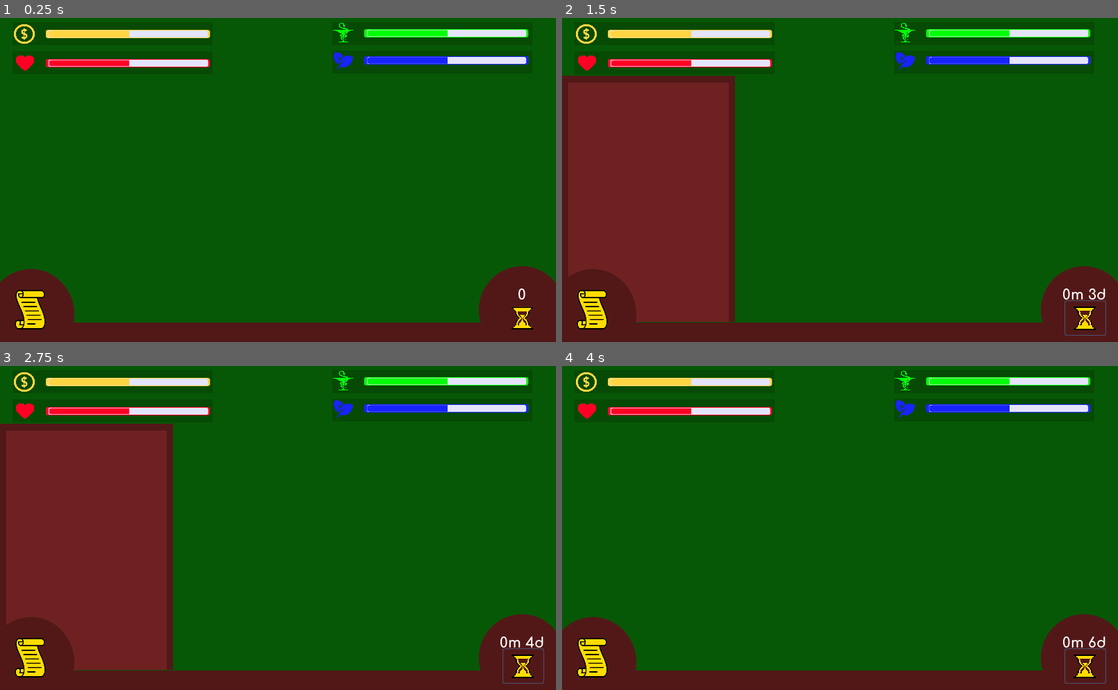
Above: before the commit, frames 1-4 (two rows, left to right).
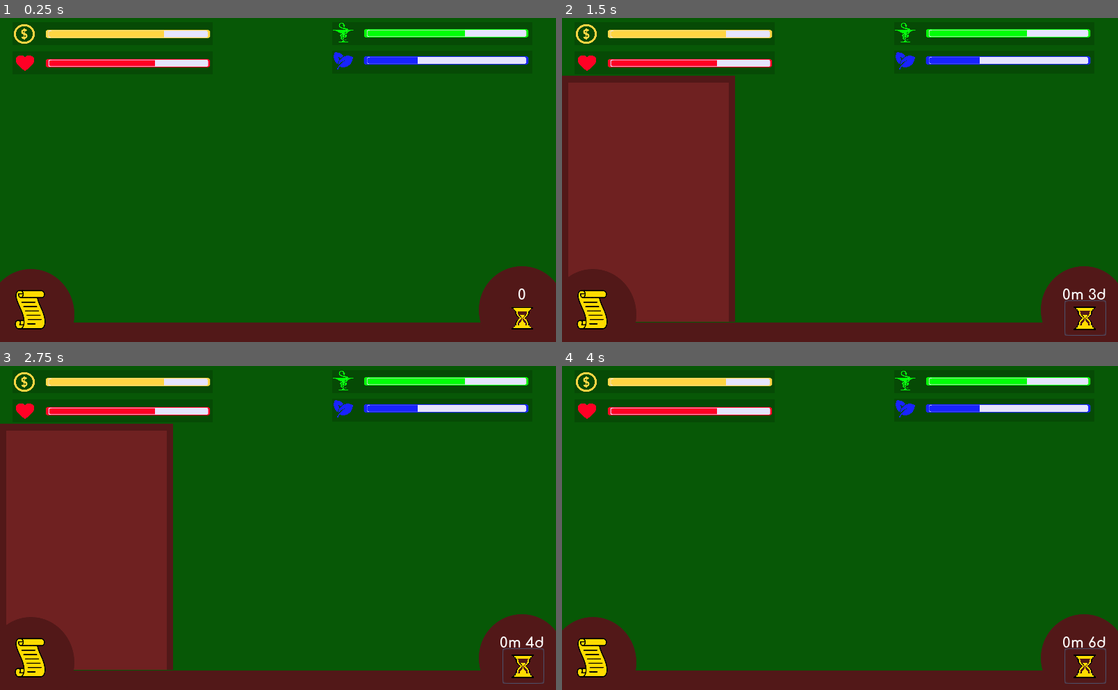
Above: after the commit, the same moments.

Repository: Speedphoenix/Mayor-of-Kanaka
Game: Godot game, scene res://scenes/MainScene.tscn
The game is run twice, just before and just after one commit, with the same random seed, the same clock (stepped at 60 frames per second) and the same inputs.
Inputs (mouse positions are in pixels of both pictures, inside the frame that each line leads up to):
- Up to frame 1 (0.25 s): no input
- Up to frame 2 (1.5 s): click (589, 309) at 0.5 s; click (1084, 319) at 1.25 s
- Up to frame 3 (2.75 s): click (522, 667) at 2 s
- Up to frame 4 (4 s): click (589, 657) at 2.75 s; click (1084, 667) at 3.5 s

The runs differ from the first frame. In frame 1, 0.4% of the frame differs, in the area x 23-84%, y 3-16%; in frame 2, 0.4%; in frame 3, 0.4%; in frame 4, 0.4%.
Error after the commit: Invalid get index 'BUDGET' (on base: 'Dictionary'). (res://scripts/BarsUI.gd:13)

Commit message:
Rename the globals and EventController
Also Lay the groundwork for doing the eventcontroller outside the UI

Diff:
--- /dev/null
+++ b/assets/events/SimpleEvent.tres
@@ -0,0 +1,11 @@
+[gd_resource type="Resource" load_steps=2 format=2]
+
+[ext_resource path="res://scripts/events/DecisionSimple.gd" type="Script" id=1]
+
+[resource]
+script = ExtResource( 1 )
+title = "Construisez une École"
+description = "Une école est à construire"
+accept_msg = "Accept!"
+refuse_msg = "Refuse!"
+effects = [  ]
--- a/assets/events/events.json
+++ b/assets/events/events.json
@@ -19,7 +19,7 @@
         "effects": {
             "onAccepted":{
                 "1" : {
-                    "onBar" : "ECONOMY",
+                    "onBar" : "BUDGET",
                     "value": -15,
                     "turnsBeforeEffect": 1
                 },
@@ -57,7 +57,7 @@
                     "turnsBeforeEffect": 2
                 },
                 "2" : {
-                    "onBar" : "ECONOMY",
+                    "onBar" : "BUDGET",
                     "value": -10,
                     "turnsBeforeEffect": 1
                 }
@@ -78,12 +78,12 @@
         "effects": {
             "onAccepted":{
                 "1" : {
-                    "onBar" : "ECONOMY",
+                    "onBar" : "BUDGET",
                     "value": 30,
                     "turnsBeforeEffect": 1
                 },
                 "2" : {
-                    "onBar" : "ECONOMY",
+                    "onBar" : "BUDGET",
                     "value": 10,
                     "turnsBeforeEffect": 2
                 },
--- a/project.godot
+++ b/project.godot
@@ -9,42 +9,49 @@
 config_version=4
 
 _global_script_classes=[ {
+"base": "Reference",
+"class": "BarEffect",
+"language": "GDScript",
+"path": "res://scripts/events/BarEffect.gd"
+}, {
 "base": "BaseEvent",
 "class": "BaseDecision",
 "language": "GDScript",
 "path": "res://scripts/events/BaseDecision.gd"
 }, {
-"base": "Reference",
+"base": "Resource",
 "class": "BaseEvent",
 "language": "GDScript",
 "path": "res://scripts/events/BaseEvent.gd"
 }, {
-"base": "BaseEvent",
-"class": "BasicDecision",
+"base": "BaseDecision",
+"class": "DecisionSimple",
 "language": "GDScript",
-"path": "res://scripts/events/DecisionBasic.gd"
+"path": "res://scripts/events/DecisionSimple.gd"
 }, {
 "base": "BaseEvent",
-"class": "EventNonInterractive",
+"class": "EventNonInteractive",
 "language": "GDScript",
-"path": "res://scripts/events/EventNonInterractive.gd"
+"path": "res://scripts/events/EventNonInteractive.gd"
+}, {
+"base": "Node",
+"class": "GlobalObject",
+"language": "GDScript",
+"path": "res://scripts/GlobalObject.gd"
 } ]
 _global_script_class_icons={
+"BarEffect": "",
 "BaseDecision": "",
 "BaseEvent": "",
-"BasicDecision": "",
-"EventNonInterractive": ""
+"DecisionSimple": "",
+"EventNonInteractive": "",
+"GlobalObject": ""
 }
 
 [application]
 
 config/name="Mayor of Kanaka"
 run/main_scene="res://scenes/MainScene.tscn"
-
-[autoload]
-
-Global="*res://scripts/Global.gd"
-TurnController="*res://scripts/TurnController.gd"
 
 [display]
 
--- a/scenes/BarsUI.tscn
+++ b/scenes/BarsUI.tscn
@@ -22,12 +22,12 @@
 "_edit_use_anchors_": false
 }
 
-[node name="Economy" type="Control" parent="BarsController"]
+[node name="Budget" type="Control" parent="BarsController"]
 __meta__ = {
 "_edit_use_anchors_": false
 }
 
-[node name="Background" type="ColorRect" parent="BarsController/Economy"]
+[node name="Background" type="ColorRect" parent="BarsController/Budget"]
 margin_left = 18.0
 margin_top = 20.0
 margin_right = 306.0
@@ -37,7 +37,7 @@
 "_edit_use_anchors_": false
 }
 
-[node name="EconomyBar" type="TextureProgress" parent="BarsController/Economy"]
+[node name="BudgetBar" type="TextureProgress" parent="BarsController/Budget"]
 margin_left = 61.0
 margin_top = 28.0
 margin_right = 311.0
@@ -50,7 +50,7 @@
 "_edit_use_anchors_": false
 }
 
-[node name="EconomyIcon" type="TextureRect" parent="BarsController/Economy"]
+[node name="BudgetIcon" type="TextureRect" parent="BarsController/Budget"]
 margin_left = 20.2407
 margin_top = 23.2475
 margin_right = 50.2407
--- /dev/null
+++ b/scenes/GlobalObject.tscn
@@ -0,0 +1,14 @@
+[gd_scene load_steps=4 format=2]
+
+[ext_resource path="res://scripts/TurnController.gd" type="Script" id=1]
+[ext_resource path="res://scripts/GlobalObject.gd" type="Script" id=2]
+[ext_resource path="res://scripts/EventController.gd" type="Script" id=3]
+
+[node name="GlobalObject" type="Node"]
+script = ExtResource( 2 )
+
+[node name="TurnController" type="Node" parent="."]
+script = ExtResource( 1 )
+
+[node name="EventController" type="Node" parent="."]
+script = ExtResource( 3 )
--- a/scenes/MainScene.tscn
+++ b/scenes/MainScene.tscn
@@ -1,14 +1,17 @@
-[gd_scene load_steps=7 format=2]
+[gd_scene load_steps=8 format=2]
 
-[ext_resource path="res://scripts/EventController.gd" type="Script" id=1]
+[ext_resource path="res://scripts/EventDisplayer.gd" type="Script" id=1]
 [ext_resource path="res://scripts/MainScript.gd" type="Script" id=2]
 [ext_resource path="res://scenes/EventsUI.tscn" type="PackedScene" id=3]
 [ext_resource path="res://scenes/BarsUI.tscn" type="PackedScene" id=4]
 [ext_resource path="res://scenes/UnderUI.tscn" type="PackedScene" id=5]
 [ext_resource path="res://scenes/CityMap.tscn" type="PackedScene" id=6]
+[ext_resource path="res://scenes/GlobalObject.tscn" type="PackedScene" id=7]
 
 [node name="Game" type="Node2D"]
 script = ExtResource( 2 )
+
+[node name="GlobalObject" parent="." instance=ExtResource( 7 )]
 
 [node name="CityMap" parent="." instance=ExtResource( 6 )]
 visible = false
@@ -23,15 +26,14 @@
 "_edit_use_anchors_": false
 }
 
-[node name="EventsController" type="Control" parent="."]
+[node name="EventsDisplayer" type="Control" parent="."]
 margin_bottom = 2.0
 script = ExtResource( 1 )
 __meta__ = {
 "_edit_use_anchors_": false
 }
-EventsUI = ExtResource( 3 )
 
-[node name="CreateEventButton" type="Button" parent="EventsController"]
+[node name="CreateEventButton" type="Button" parent="EventsDisplayer"]
 visible = false
 margin_left = 60.5635
 margin_top = 238.834
@@ -43,7 +45,7 @@
 "_edit_use_anchors_": false
 }
 
-[node name="EventIDSelector" type="OptionButton" parent="EventsController"]
+[node name="EventIDSelector" type="OptionButton" parent="EventsDisplayer"]
 visible = false
 margin_left = 65.1277
 margin_top = 158.417
@@ -53,12 +55,12 @@
 "_edit_use_anchors_": false
 }
 
-[node name="EventsUIController" type="Control" parent="EventsController"]
+[node name="EventsUIController" type="Control" parent="EventsDisplayer"]
 __meta__ = {
 "_edit_use_anchors_": false
 }
 
-[node name="EventsUI" parent="EventsController/EventsUIController" instance=ExtResource( 3 )]
+[node name="EventsUI" parent="EventsDisplayer/EventsUIController" instance=ExtResource( 3 )]
 
 [node name="BarsController" type="Control" parent="."]
 __meta__ = {
@@ -75,13 +77,13 @@
 }
 
 [node name="UnderUI" parent="UnderUIController" instance=ExtResource( 5 )]
-[connection signal="eventChanged" from="EventsController" to="EventsController/EventsUIController/EventsUI" method="_on_eventChanged"]
-[connection signal="pressed" from="EventsController/CreateEventButton" to="EventsController" method="_on_CreateEventButton_pressed"]
-[connection signal="accepted" from="EventsController/EventsUIController/EventsUI" to="BarsController/BarsUI" method="_on_event_accepted"]
-[connection signal="accepted" from="EventsController/EventsUIController/EventsUI" to="UnderUIController/UnderUI" method="_on_event_accepted"]
-[connection signal="close" from="EventsController/EventsUIController/EventsUI" to="EventsController" method="_on_EventsUI_close"]
-[connection signal="onHold" from="EventsController/EventsUIController/EventsUI" to="BarsController/BarsUI" method="_on_event_onHold"]
-[connection signal="refused" from="EventsController/EventsUIController/EventsUI" to="BarsController/BarsUI" method="_on_event_refused"]
-[connection signal="refused" from="EventsController/EventsUIController/EventsUI" to="UnderUIController/UnderUI" method="_on_event_refused"]
-[connection signal="eventToDisplay" from="UnderUIController/UnderUI" to="EventsController" method="_on_eventToDisplay"]
-[connection signal="nextTurn" from="UnderUIController/UnderUI" to="EventsController" method="_on_nextTurn"]
+[connection signal="eventChanged" from="EventsDisplayer" to="EventsDisplayer/EventsUIController/EventsUI" method="_on_eventChanged"]
+[connection signal="pressed" from="EventsDisplayer/CreateEventButton" to="EventsDisplayer" method="_on_CreateEventButton_pressed"]
+[connection signal="accepted" from="EventsDisplayer/EventsUIController/EventsUI" to="UnderUIController/UnderUI" method="_on_event_accepted"]
+[connection signal="accepted" from="EventsDisplayer/EventsUIController/EventsUI" to="BarsController/BarsUI" method="_on_event_accepted"]
+[connection signal="close" from="EventsDisplayer/EventsUIController/EventsUI" to="EventsDisplayer" method="_on_EventsUI_close"]
+[connection signal="onHold" from="EventsDisplayer/EventsUIController/EventsUI" to="BarsController/BarsUI" method="_on_event_onHold"]
+[connection signal="refused" from="EventsDisplayer/EventsUIController/EventsUI" to="UnderUIController/UnderUI" method="_on_event_refused"]
+[connection signal="refused" from="EventsDisplayer/EventsUIController/EventsUI" to="BarsController/BarsUI" method="_on_event_refused"]
+[connection signal="eventToDisplay" from="UnderUIController/UnderUI" to="EventsDisplayer" method="_on_eventToDisplay"]
+[connection signal="nextTurn" from="UnderUIController/UnderUI" to="EventsDisplayer" method="_on_nextTurn"]
--- a/scripts/BarsUI.gd
+++ b/scripts/BarsUI.gd
@@ -1,18 +1,16 @@
 extends CanvasLayer
 
-onready var bars
+onready var global = get_tree().get_current_scene().get_node("GlobalObject")
+onready var bars = global.bars
 
 # Called when the node enters the scene tree for the first time.
 func _ready():
-	var Global = get_node("/root/Global")
-	bars = Global.Bars
-
-	var turnController = get_node("/root/TurnController")
+	var turnController = global.get_node("TurnController")
 	#turnController.connect("miniturn_changed", self, "_on_anyturn_changed")
 	turnController.connect("turn_changed", self, "_on_turn_changed")
 
 	# Setting the bars initial values
-	$BarsController/Economy/EconomyBar.value = bars.ECONOMY
+	$BarsController/Budget/BudgetBar.value = bars.BUDGET
 	$BarsController/Health/HealthBar.value = bars.HEALTH
 	$BarsController/Nature/NatureBar.value = bars.NATURE
 	$BarsController/Satisfation/SatisfactionBar.value = bars.SATISFACTION
@@ -28,9 +26,9 @@
 		var effect = effects[String(effectIndex+1)]
 		var onBar = effect["onBar"]
 		match onBar:
-			"ECONOMY":
-				print("Economy affected")
-				bars.ECONOMY += effect["value"]
+			"BUDGET":
+				print("Budget affected")
+				bars.BUDGET += effect["value"]
 			"HEALTH":
 				print("Health affected")
 				bars.HEALTH += effect["value"]
@@ -47,9 +45,9 @@
 		var effect = effects[String(effectIndex+1)]
 		var onBar = effect["onBar"]
 		match onBar:
-			"ECONOMY":
-				print("Economy affected")
-				bars.ECONOMY += effect["value"]
+			"BUDGET":
+				print("Budget affected")
+				bars.BUDGET += effect["value"]
 			"HEALTH":
 				print("Health affected")
 				bars.HEALTH += effect["value"]
@@ -67,13 +65,13 @@
 
 func _on_nextTurn():
 	pass
-#	$BarsController/Economy/EconomyBar.value = bars.ECONOMY
+#	$BarsController/Budget/BudgetBar.value = bars.BUDGET
 #	$BarsController/Health/HealthBar.value = bars.HEALTH
 #	$BarsController/Nature/NatureBar.value = bars.NATURE
 #	$BarsController/Satisfation/SatisfactionBar.value = bars.SATISFACTION
 
 func _on_turn_changed(turn_number, miniturn_number):
-	$BarsController/Economy/EconomyBar.value = bars.ECONOMY
+	$BarsController/Budget/BudgetBar.value = bars.BUDGET
 	$BarsController/Health/HealthBar.value = bars.HEALTH
 	$BarsController/Nature/NatureBar.value = bars.NATURE
 	$BarsController/Satisfation/SatisfactionBar.value = bars.SATISFACTION
--- a/scripts/EventController.gd
+++ b/scripts/EventController.gd
@@ -1,84 +1,50 @@
-extends Control
+extends Node
 
-signal eventChanged(eventID)
+# TODO: This whole script. right now it's mostly signatures, sometimes incomplete
 
-export (PackedScene) var EventsUI
-var devmode
-var events
+# remember:
+# if the number of miniturns left isn't enough, ignore the probabilities
+#	rather make variable probas depending on that
+
+# TODO: make a robust next-event chooser:
+#	So that we don't get them too many times in a row
+#		Careful about ending up at the last turns of a game with many of the same!
+#	So that new available ones are adde for infinite games
+
+signal events_arrived
+# Will expire next turn/miniturn
+signal events_will_expire
+signal events_expired
+
+export(bool) var can_trigger_multiple_at_once = true
+
+
+# the elements of these arrays should indicate stuff like
+# their weight in terms of probability
+# if it can trigger multiplel times, it should indicate stuff like
+# - how recent the last one was
+# - how many can be/have been triggered
+# - whether it should be triggered as soon as possible or not
+var active_events: Array
+
+var triggerable_events: Array
 
 func _ready():
-	var Global = get_node("/root/Global")
-	devmode = Global.devmode
-	events = Global.events
-
-	var turnController = get_node("/root/TurnController")
-	turnController.connect("miniturn_changed", self, "_on_miniturn_changed")
-	turnController.connect("turn_changed", self, "_on_turn_changed")
-
-	$EventsUIController/EventsUI.get_child(0).hide()
-	initSelector()
-	if(devmode == true):
-		$CreateEventButton.show()
-		$EventIDSelector.show()
-
-func _process(_delta):
 	pass
 
-func getRandomEvent(allEvents):
-	randomize()
-	var eventsIDlist = []
-	for eventKey in allEvents:
-		if(allEvents[eventKey]["id"] != 0):
-			eventsIDlist.append(allEvents[eventKey]["id"])
+# will (forcefully) generate an event next miniturn	(or as soon as possible)
+func trigger_event():
+	pass
 
-	eventsIDlist.shuffle()
-	var randomID = eventsIDlist[0]
+func add_possible_event():
+	pass
 
-	for eventKey in allEvents:
-		if (allEvents[eventKey]["id"] == randomID):
-			var event = allEvents[eventKey]
-			return event
+# remove from the bag of available potential events
+func remove_possible_event():
+	pass
 
-func addRandomEvent():
-	var Global = get_node("/root/Global")
-	var eventsList = Global.eventsList
-	var randomEvent = getRandomEvent(events)
-	eventsList.append(randomEvent)
-
-func initSelector():
-	$EventIDSelector.add_item("Earthquake", 1)
-	$EventIDSelector.add_item("School", 2)
-	$EventIDSelector.add_item("Chaos", 3)
-
-func _on_CreateEventButton_pressed():
-	var eventID = $EventIDSelector.get_item_id($EventIDSelector.selected)
-	#print("eventID to be printed :", eventID)
-	emit_signal("eventChanged", eventID)
-	$EventsUIController/EventsUI.get_child(0).show()
-
-func _on_nextTurn():
+# may remove these two, and replace with just resolve event
+func accept_event():
 	pass
-#	var Global = get_node("/root/Global")
-#	var eventsList = Global.eventsList
-#
-#	var randomEvent = getRandomEvent(events)
-#	eventsList.append(randomEvent)
-
-func _on_miniturn_changed(turn_number, miniturn_number):
-	if miniturn_number == 10 || miniturn_number == 20:
-		addRandomEvent()
-
-func _on_turn_changed(turn_number, miniturn_number):
-	addRandomEvent()
-	addRandomEvent()
-
-
-func _on_eventToDisplay(eventID):
-	#print("Need to display event ID: ", eventID)
-	emit_signal("eventChanged", eventID)
-	var turnController = get_node("/root/TurnController").pause_turns()
-	$EventsUIController/EventsUI.get_child(0).show()
-
-func _on_EventsUI_close():
-	$EventsUIController/EventsUI.get_child(0).hide()
-	var turnController = get_node("/root/TurnController").resume_turns()
+func refuse_event():
+	pass
--- /dev/null
+++ b/scripts/EventDisplayer.gd
@@ -0,0 +1,82 @@
+extends Control
+
+signal eventChanged(eventID)
+
+var devmode
+var events
+
+onready var global = get_tree().get_current_scene().get_node("GlobalObject")
+onready var turnController = global.get_node("TurnController")
+
+func _ready():
+	devmode = global.devmode
+	events = global.events
+
+	turnController.connect("miniturn_changed", self, "_on_miniturn_changed")
+	turnController.connect("turn_changed", self, "_on_turn_changed")
+
+	$EventsUIController/EventsUI.get_child(0).hide()
+	initSelector()
+	if(devmode == true):
+		$CreateEventButton.show()
+		$EventIDSelector.show()
+
+func _process(_delta):
+	pass
+
+func getRandomEvent(allEvents):
+	randomize()
+	var eventsIDlist = []
+	for eventKey in allEvents:
+		if(allEvents[eventKey]["id"] != 0):
+			eventsIDlist.append(allEvents[eventKey]["id"])
+
+	eventsIDlist.shuffle()
+	var randomID = eventsIDlist[0]
+
+	for eventKey in allEvents:
+		if (allEvents[eventKey]["id"] == randomID):
+			var event = allEvents[eventKey]
+			return event
+
+func addRandomEvent():
+	var eventsList = global.eventsList
+	var randomEvent = getRandomEvent(events)
+	eventsList.append(randomEvent)
+
+func initSelector():
+	$EventIDSelector.add_item("Earthquake", 1)
+	$EventIDSelector.add_item("School", 2)
+	$EventIDSelector.add_item("Chaos", 3)
+
+func _on_CreateEventButton_pressed():
+	var eventID = $EventIDSelector.get_item_id($EventIDSelector.selected)
+	#print("eventID to be printed :", eventID)
+	emit_signal("eventChanged", eventID)
+	$EventsUIController/EventsUI.get_child(0).show()
+
+func _on_nextTurn():
+	pass
+#	var eventsList = global.eventsList
+#
+#	var randomEvent = getRandomEvent(events)
+#	eventsList.append(randomEvent)
+
+func _on_miniturn_changed(turn_number, miniturn_number):
+	if miniturn_number == 10 || miniturn_number == 20:
+		addRandomEvent()
+
+func _on_turn_changed(turn_number, miniturn_number):
+	addRandomEvent()
+	addRandomEvent()
+
+
+func _on_eventToDisplay(eventID):
+	#print("Need to display event ID: ", eventID)
+	emit_signal("eventChanged", eventID)
+	turnController.pause_turns()
+	$EventsUIController/EventsUI.get_child(0).show()
+
+func _on_EventsUI_close():
+	$EventsUIController/EventsUI.get_child(0).hide()
+	turnController.resume_turns()
--- a/scripts/EventsUI.gd
+++ b/scripts/EventsUI.gd
@@ -14,8 +14,8 @@
 
 func _ready():
 	previousEventID = -1
-	var Global = get_node("/root/Global")
-	events = Global.events
+	var global = get_tree().get_current_scene().get_node("GlobalObject")
+	events = global.events
 
 func _process(_delta):
 	currentEvent = getEvent(events, currentEventID)
--- a/scripts/Global.gd
+++ b/scripts/GlobalObject.gd
@@ -1,4 +1,7 @@
 extends Node
+
+# TODO: rename the script to GlobalObject.gd
+class_name GlobalObject
 
 var events
 
@@ -9,7 +12,15 @@
 
 var currentTurn
 
-enum Bars {ECONOMY, HEALTH, SATISFACTION, NATURE}
+enum Bars {HEALTH, SATISFACTION, NATURE, STRESS, BUDGET}
+
+var bars = {
+	Bars.HEALTH: 50,
+	Bars.SATISFACTION: 50,
+	Bars.NATURE: 50,
+	Bars.STRESS: 50,
+	Bars.BUDGET: 50,
+}
 
 func _ready():
 	events = getEventsData()
@@ -17,10 +28,6 @@
 	devmode = false
 	currentTurn = 0
 	eventsList = []
-	Bars.ECONOMY = 50
-	Bars.HEALTH = 50
-	Bars.SATISFACTION = 50
-	Bars.NATURE = 50
 
 func _process(_delta):
 	pass
--- a/scripts/TurnController.gd
+++ b/scripts/TurnController.gd
@@ -3,6 +3,13 @@
 # Note that if it gets paused, on resume it will wait the whole time, not just what was remaining
 
 signal miniturn_changed(turn_number, miniturn_number)
+
+# Sent when a turn ends, but before the turn_changed
+# turn_number is the number of the turn that is ending
+signal turn_ended(turn_number, miniturn_number)
+
+# Sent after turn_ended, when the new turn is in effect
+# turn_number is the number of the new turn
 signal turn_changed(turn_number, miniturn_number)
 
 # A miniturn is a 'day', the intermediary turns inside a 'month' (a full 'turn')
@@ -38,6 +45,7 @@
 func launch_next_timers():
 	if current_miniturn_no >= days_in_a_month:
 		_turn_timer.start()
+		trigger_end_turn()
 	else:
 		_miniturn_timer.start()
 
@@ -55,6 +63,8 @@
 func trigger_next_miniturn():
 	emit_signal("miniturn_changed", current_turn_no, current_miniturn_no)
 
+func trigger_end_turn():
+	emit_signal("turn_ended", current_turn_no, current_miniturn_no)
 
 func trigger_next_turn():
 	emit_signal("turn_changed", current_turn_no, current_miniturn_no)
--- a/scripts/UnderUI.gd
+++ b/scripts/UnderUI.gd
@@ -6,13 +6,14 @@
 var currentTurn
 var eventsList
 
+onready var global = get_tree().get_current_scene().get_node("GlobalObject")
+onready var turnController = global.get_node("TurnController")
+
 # Called when the node enters the scene tree for the first time.
 func _ready():
-	var Global = get_node("/root/Global")
-	var turnController = get_node("/root/TurnController")
 	turnController.connect("miniturn_changed", self, "_on_anyturn_changed")
 	turnController.connect("turn_changed", self, "_on_anyturn_changed")
-	currentTurn = Global.currentTurn
+	currentTurn = global.currentTurn
 	$NextTurnController/CurrentTurnLabel.text =  str(currentTurn)
 
 func _on_NextTurnButton_pressed():
@@ -21,8 +22,7 @@
 #	var newCurrentTurn = currentTurnText + 1
 #	$NextTurnController/CurrentTurnLabel.text =  String(newCurrentTurn)
 #	$EventDetailsController/DetailsMenuController.hide()
-#	var Global = get_node("/root/Global")
-#	Global.currentTurn += 1
+#	global.currentTurn += 1
 #	emit_signal("nextTurn")
 
 func _on_anyturn_changed(turn_number, miniturn_number):
@@ -30,8 +30,7 @@
 
 func _on_EventDetailsButton_toggled(button_pressed):
 	if(button_pressed):
-		var Global = get_node("/root/Global")
-		eventsList = Global.eventsList
+		eventsList = global.eventsList
 		var eventCounter = 0
 		for event in eventsList:
 			eventCounter += 1
@@ -82,18 +81,16 @@
 
 
 func _on_event_accepted(event):
-	var Global = get_node("/root/Global")
-	eventsList = Global.eventsList
+	eventsList = global.eventsList
 	#var eventID = event["id"]
 	eventsList.erase(event)
-	Global.eventsList = eventsList
+	global.eventsList = eventsList
 	$EventDetailsController/DetailsMenuController.hide()
 
 
 func _on_event_refused(event):
-	var Global = get_node("/root/Global")
-	eventsList = Global.eventsList
+	eventsList = global.eventsList
 	#var eventID = event["id"]
 	eventsList.erase(event)
-	Global.eventsList = eventsList
+	global.eventsList = eventsList
 	$EventDetailsController/DetailsMenuController.hide()
--- /dev/null
+++ b/scripts/events/BarEffect.gd
@@ -0,0 +1,14 @@
+class_name BarEffect
+# This is a simple action that will apply a difference on one of the bars
+
+# To limit the number, use
+# export(int, MINVALUE, MAXVALUE)
+export(int) var amount: int = 0
+
+# This will map in the same order as the enum GlobalObject.bars
+export(int, "Health", "Satisfaction", "Nature", "Stress", "Budget") var affectedBar
+
+func apply():
+	# Use a function from the eventController or the game state to update
+	# the bars
+	pass
--- a/scripts/events/BaseEvent.gd
+++ b/scripts/events/BaseEvent.gd
@@ -1,5 +1,9 @@
+extends Resource
+
 class_name BaseEvent
 
+# There are two types of possible events, decisions an non interactive events
+# Both of those will inherit BaseEvent
 
 export(String) var title: String
-export(String) var description: String
+export(String, MULTILINE) var description: String
--- a/scripts/events/DecisionBasic.gd
+++ /dev/null
@@ -1,5 +0,0 @@
-extends BaseEvent
-
-# This has the basic functionality of an event, and is customizable
-# should have an effect on the various gauges
-class_name BasicDecision
--- /dev/null
+++ b/scripts/events/DecisionSimple.gd
@@ -0,0 +1,19 @@
+extends BaseDecision
+
+# This has the basic functionality of an event, and is customizable
+# should have an effect on the various gauges
+class_name DecisionSimple
+
+# BarEffect needs to inherit Resource
+# will nee to test to see how this works out
+# export(Array, BarEffect) effects = []
+export var effects: Array = []
+
+func on_accepted() -> void:
+	pass
+
+func on_refused() -> void:
+	pass
+
+func on_expired() -> void:
+	pass
--- a/scripts/events/EventNonInterractive.gd
+++ b/scripts/events/EventNonInteractive.gd
@@ -1,8 +1,8 @@
 extends BaseEvent
 
-class_name EventNonInterractive
+class_name EventNonInteractive
 
-# TODO: Make this a list of possible answers
+# TODO: Make this a list of possible answers, and one is picked randomly
 export(String) var dismiss_msg := "I understand now"
 
 func on_dismissed() -> void:
